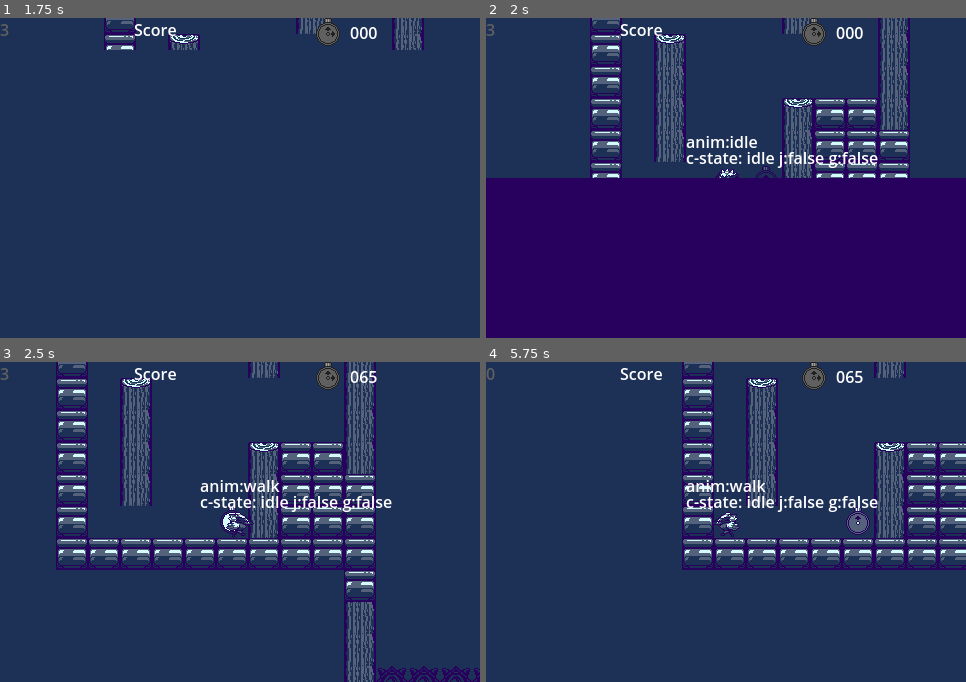
Above: before the commit, frames 1-4 (two rows, left to right).
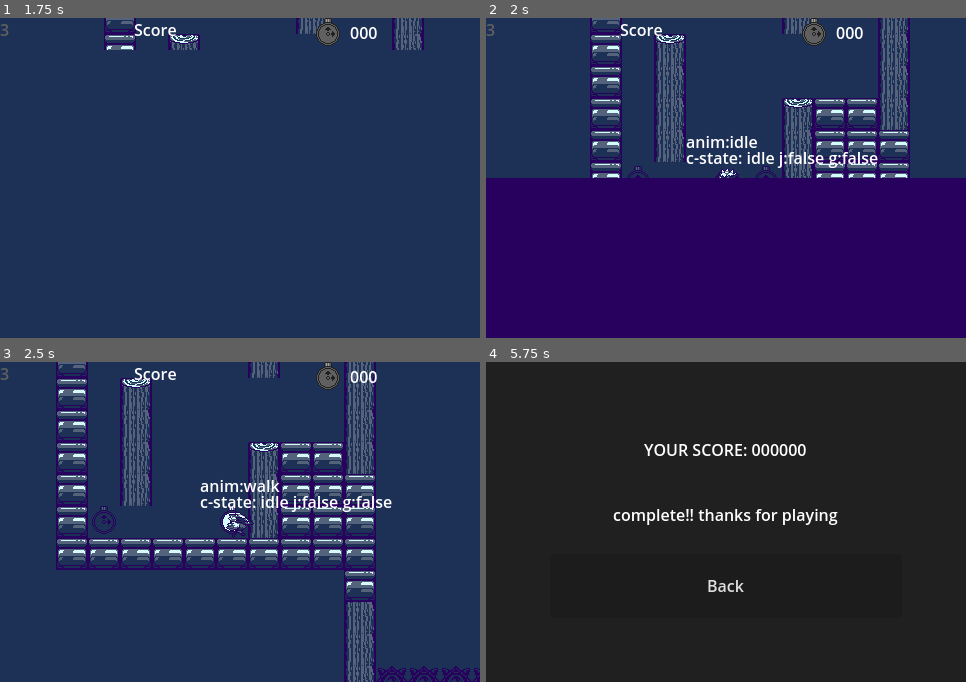
Above: after the commit, the same moments.

Repository: LidesSam/Birdfall
Game: Godot game, scene res://source/scenes/mainMenu.tscn
The game is run twice, just before and just after one commit, with the same random seed, the same clock (stepped at 60 frames per second) and the same inputs.
Inputs:
- Up to frame 1 (1.75 s): click "Play" at 0.5 s; click "Play" at 1.25 s
- Up to frame 2 (2 s): no input
- Up to frame 3 (2.5 s): hold Right (ui_right) from 2.03 s (still down)
- Up to frame 4 (5.75 s): release Right (ui_right) at 2.78 s; hold Left (ui_left) 2.78-3.53 s; hold Right (ui_right) 3.53-5.03 s; hold Left (ui_left) from 5.03 s (still down)

Frame 1 is identical in both runs. In frame 2, less than 0.1% of the frame differs, in the area x 29-34%, y 46-50%; in frame 3, 0.2%; in frame 4, 100%, in the area x 0-100%, y 0-100%.

Commit message:
mechanics: stage complete loop with goal checkpoint cloend from cronoclocck

Diff:
--- /dev/null
+++ b/source/elements/goal.gd
@@ -0,0 +1,14 @@
+extends Area2D
+
+
+@export var triggered=false
+
+func _ready() -> void:
+		$anim.play("idle")
+
+func _on_body_entered(body: Node2D) -> void:
+	if body.is_in_group("player") and !triggered:
+		Global.world.complete_stage()
+		triggered=true
+		$anim.play("trigger")
+	pass # Replace with function body.
--- /dev/null
+++ b/source/elements/goal.tscn
@@ -0,0 +1,118 @@
+[gd_scene load_steps=16 format=3 uid="uid://o144xq6t6fpb"]
+
+[ext_resource type="Script" uid="uid://cj40m4lx6dcaf" path="res://source/elements/goal.gd" id="1_77ohj"]
+[ext_resource type="Texture2D" uid="uid://mgnv8yigw7e6" path="res://assets/sprites/items/clock.png" id="2_77ohj"]
+
+[sub_resource type="AtlasTexture" id="AtlasTexture_awhup"]
+atlas = ExtResource("2_77ohj")
+region = Rect2(0, 0, 32, 32)
+
+[sub_resource type="AtlasTexture" id="AtlasTexture_shd2s"]
+atlas = ExtResource("2_77ohj")
+region = Rect2(32, 0, 32, 32)
+
+[sub_resource type="AtlasTexture" id="AtlasTexture_2l8yw"]
+atlas = ExtResource("2_77ohj")
+region = Rect2(64, 0, 32, 32)
+
+[sub_resource type="AtlasTexture" id="AtlasTexture_bmcun"]
+atlas = ExtResource("2_77ohj")
+region = Rect2(96, 0, 32, 32)
+
+[sub_resource type="AtlasTexture" id="AtlasTexture_u66ab"]
+atlas = ExtResource("2_77ohj")
+region = Rect2(0, 0, 32, 32)
+
+[sub_resource type="AtlasTexture" id="AtlasTexture_67eik"]
+atlas = ExtResource("2_77ohj")
+region = Rect2(96, 32, 32, 32)
+
+[sub_resource type="AtlasTexture" id="AtlasTexture_maw0b"]
+atlas = ExtResource("2_77ohj")
+region = Rect2(0, 32, 32, 32)
+
+[sub_resource type="AtlasTexture" id="AtlasTexture_6jqf7"]
+atlas = ExtResource("2_77ohj")
+region = Rect2(32, 32, 32, 32)
+
+[sub_resource type="AtlasTexture" id="AtlasTexture_klljy"]
+atlas = ExtResource("2_77ohj")
+region = Rect2(64, 32, 32, 32)
+
+[sub_resource type="AtlasTexture" id="AtlasTexture_11qnb"]
+atlas = ExtResource("2_77ohj")
+region = Rect2(96, 32, 32, 32)
+
+[sub_resource type="AtlasTexture" id="AtlasTexture_fatsq"]
+atlas = ExtResource("2_77ohj")
+region = Rect2(0, 64, 32, 32)
+
+[sub_resource type="SpriteFrames" id="SpriteFrames_tex6j"]
+animations = [{
+"frames": [{
+"duration": 1.0,
+"texture": SubResource("AtlasTexture_awhup")
+}, {
+"duration": 1.0,
+"texture": SubResource("AtlasTexture_shd2s")
+}, {
+"duration": 1.0,
+"texture": SubResource("AtlasTexture_2l8yw")
+}, {
+"duration": 1.0,
+"texture": SubResource("AtlasTexture_bmcun")
+}, {
+"duration": 1.0,
+"texture": SubResource("AtlasTexture_u66ab")
+}, {
+"duration": 1.0,
+"texture": SubResource("AtlasTexture_67eik")
+}],
+"loop": true,
+"name": &"idle",
+"speed": 5.0
+}, {
+"frames": [{
+"duration": 1.0,
+"texture": SubResource("AtlasTexture_maw0b")
+}, {
+"duration": 1.0,
+"texture": SubResource("AtlasTexture_6jqf7")
+}, {
+"duration": 1.0,
+"texture": SubResource("AtlasTexture_klljy")
+}, {
+"duration": 2.0,
+"texture": SubResource("AtlasTexture_11qnb")
+}, {
+"duration": 2.0,
+"texture": SubResource("AtlasTexture_fatsq")
+}, {
+"duration": 1.0,
+"texture": SubResource("AtlasTexture_11qnb")
+}, {
+"duration": 1.0,
+"texture": SubResource("AtlasTexture_fatsq")
+}],
+"loop": false,
+"name": &"trigger",
+"speed": 10.0
+}]
+
+[sub_resource type="RectangleShape2D" id="RectangleShape2D_x0rya"]
+size = Vector2(16, 16)
+
+[node name="goal" type="Area2D"]
+use_parent_material = true
+script = ExtResource("1_77ohj")
+
+[node name="anim" type="AnimatedSprite2D" parent="."]
+use_parent_material = true
+sprite_frames = SubResource("SpriteFrames_tex6j")
+animation = &"idle"
+
+[node name="CollisionShape2D" type="CollisionShape2D" parent="."]
+use_parent_material = true
+shape = SubResource("RectangleShape2D_x0rya")
+
+[connection signal="body_entered" from="." to="." method="_on_body_entered"]
--- a/source/elements/player.tscn
+++ b/source/elements/player.tscn
@@ -65,16 +65,16 @@
 [sub_resource type="SpriteFrames" id="6"]
 animations = [{
 "frames": [{
-"duration": 1.0,
+"duration": 2.0,
 "texture": SubResource("AtlasTexture_pcn01")
 }, {
-"duration": 1.0,
+"duration": 3.0,
 "texture": SubResource("AtlasTexture_42qtv")
 }, {
 "duration": 1.0,
 "texture": SubResource("AtlasTexture_ri2j7")
 }, {
-"duration": 1.0,
+"duration": 10.0,
 "texture": SubResource("AtlasTexture_ajc0h")
 }],
 "loop": true,
@@ -170,7 +170,7 @@
 [node name="AnimatedSprite" type="AnimatedSprite2D" parent="."]
 use_parent_material = true
 sprite_frames = SubResource("6")
-animation = &"falling"
+animation = &"walk"
 
 [node name="CollisionShape2D" type="CollisionShape2D" parent="."]
 position = Vector2(0, 4)
--- a/source/elements/timeleft.gd
+++ b/source/elements/timeleft.gd
@@ -7,6 +7,9 @@
 
 func start():
 	$Timer.start()
+	started=true
+func stop():
+	$Timer.stop()
 	started=true
 
 func add_secs(sec := 60):
--- /dev/null
+++ b/source/scenes/complete_stage.gd
@@ -0,0 +1,10 @@
+extends "res://addons/fsmgear/source/FsmState.gd"
+
+func enter(actowner):
+	super(actowner)
+	actowner.timeleft.stop()
+	actowner.endPopup.show()
+	actowner.endPopupLbl.text = "complete!! thanks for playing"
+
+func update(actower,delta):
+	super(actower,delta)
--- a/source/scenes/gameWorldStates/lossStageState.gd
+++ b/source/scenes/gameWorldStates/lossStageState.gd
@@ -5,4 +5,8 @@
 	super(actowner)
 	actowner.timeleft.start()
 	actowner.player.timeover()
-	#actowner.endPopup.show()
+	actowner.endpopupLbl.text = "Tou Loss... Try Again..."
+	actowner.endPopup.show()#move this toprocesss
+func update(actowner,delta):
+	super(actowner,delta)
+	#here check if anim finished and then show the endpopup
--- a/source/scenes/world.gd
+++ b/source/scenes/world.gd
@@ -14,11 +14,16 @@
 @onready var countdown =$hud/root/countdownTimer
 
 @onready var endPopup =$hud/root/endpopup
+@onready var endPopupLbl =$hud/root/endpopup/Label
+@onready var endPopupScoreLbl =$hud/root/endpopup/ScoreLabel
+@onready var complete = false
 
 func _ready() -> void:
 	fsm.autoload(self)
 	fsm.addStateTransition("startStage","onStage",countdown_over)
 	fsm.addStateTransition("onStage","lossStage",timeleft.timeout)
+
+	fsm.addStateTransition("onStage","completeStage",stage_is_complete)
 	fsm.startState()
 
 func _process(delta):
@@ -27,7 +32,17 @@
 #fsm flags
 func countdown_over():
 	return countdown.time_left<=0
+func stage_is_complete():
+	return complete
 
+#setters
+#autosetters
+func complete_stage():
+	complete = true
+#manualsetters
+#set_value(value)
+#var = value
+#callbacks
 func _on_back_button_pressed() -> void:
 	ScreenTransition.change_scene_to_file("res://source/scenes/mainMenu.tscn")
 	pass # Replace with function body.
--- a/source/scenes/world.tscn
+++ b/source/scenes/world.tscn
@@ -7,12 +7,14 @@
 [ext_resource type="Texture2D" uid="uid://c46hkht4auqja" path="res://assets/sprites/Solid-shade.png" id="3_tl0iy"]
 [ext_resource type="PackedScene" uid="uid://ddskdoxd1qhi3" path="res://source/elements/cronoclock.tscn" id="5_nai4x"]
 [ext_resource type="PackedScene" uid="uid://d04x6pnkk63th" path="res://source/elements/timeleft.tscn" id="6_an0i8"]
+[ext_resource type="PackedScene" uid="uid://o144xq6t6fpb" path="res://source/elements/goal.tscn" id="6_kf3fs"]
+[ext_resource type="Script" uid="uid://cj40m4lx6dcaf" path="res://source/elements/goal.gd" id="6_scpiy"]
 [ext_resource type="Texture2D" uid="uid://b8oln5y4locpg" path="res://assets/sprites/solid-block.png" id="8_0iyr7"]
 [ext_resource type="Script" uid="uid://ct5qkh0wai5c5" path="res://addons/fsmgear/source/Fsm.gd" id="8_j1nvq"]
 [ext_resource type="Script" uid="uid://80m0h04t1ao7" path="res://source/scenes/gameWorldStates/startStageState.gd" id="9_od6b4"]
-[ext_resource type="Script" uid="uid://dk6fjngxkiftm" path="res://addons/fsmgear/source/FsmState.gd" id="10_mi3e2"]
 [ext_resource type="Script" uid="uid://dysw2chf8hifx" path="res://source/scenes/gameWorldStates/onStageState.gd" id="10_od6b4"]
 [ext_resource type="Script" uid="uid://bkh4e3qceynwt" path="res://source/scenes/gameWorldStates/lossStageState.gd" id="13_kf3fs"]
+[ext_resource type="Script" uid="uid://bqs5ofn6ip7xy" path="res://source/scenes/complete_stage.gd" id="13_scpiy"]
 
 [sub_resource type="TileSetAtlasSource" id="TileSetAtlasSource_22jhh"]
 texture = ExtResource("1_0mw4y")
@@ -122,9 +124,14 @@
 
 [node name="Cronoclock" parent="Node2D" instance=ExtResource("5_nai4x")]
 position = Vector2(152, -144)
+script = ExtResource("6_scpiy")
 
 [node name="Cronoclock2" parent="Node2D" instance=ExtResource("5_nai4x")]
 position = Vector2(16, 80)
+script = ExtResource("6_scpiy")
+
+[node name="goal" parent="Node2D" instance=ExtResource("6_kf3fs")]
+position = Vector2(-112, 80)
 
 [node name="player" parent="." instance=ExtResource("2_mtj5w")]
 material = SubResource("ShaderMaterial_mtj5w")
@@ -184,10 +191,21 @@
 [node name="Label" type="Label" parent="hud/root/endpopup"]
 use_parent_material = true
 layout_mode = 0
-offset_left = 24.0
-offset_top = 65.0
+offset_left = 32.0
+offset_top = 121.0
 offset_right = 448.0
-offset_bottom = 128.0
+offset_bottom = 184.0
+text = "YOUR SCORE: 000000"
+horizontal_alignment = 1
+vertical_alignment = 1
+
+[node name="ScoreLabel" type="Label" parent="hud/root/endpopup"]
+use_parent_material = true
+layout_mode = 0
+offset_left = 32.0
+offset_top = 56.0
+offset_right = 448.0
+offset_bottom = 119.0
 text = "YOUR SCORE: 000000"
 horizontal_alignment = 1
 vertical_alignment = 1
@@ -214,7 +232,7 @@
 metadata/_custom_type_script = "uid://dk6fjngxkiftm"
 
 [node name="completeStage" type="Node" parent="fsm"]
-script = ExtResource("10_mi3e2")
+script = ExtResource("13_scpiy")
 metadata/_custom_type_script = "uid://dk6fjngxkiftm"
 
 [node name="lossStage" type="Node" parent="fsm"]
Not shown, added: source/elements/goal.gd.uid
Not shown, added: source/scenes/complete_stage.gd.uid
Not shown: 1 places in source/scenes/world.tscn that only renumber resources
